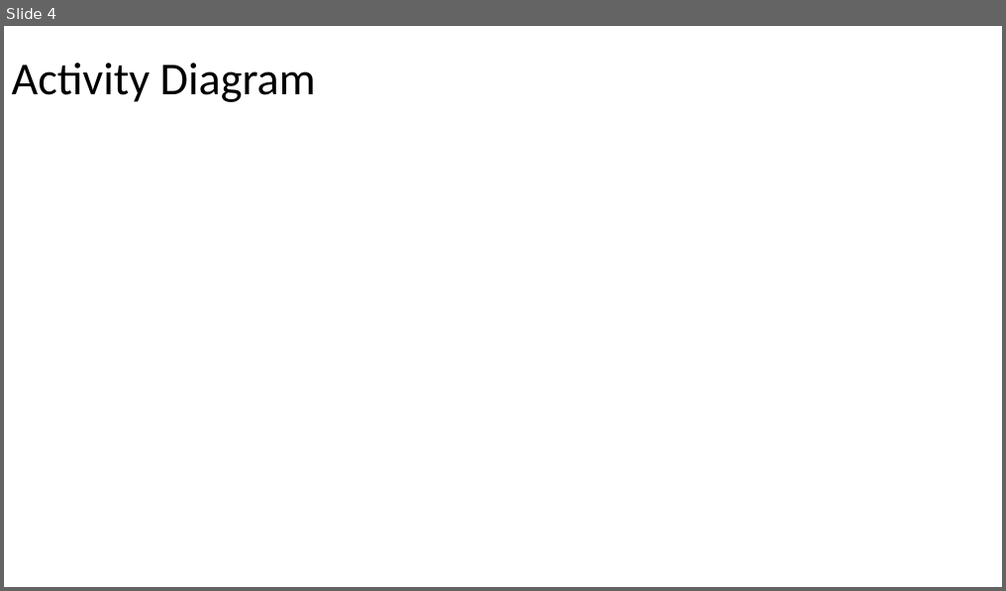
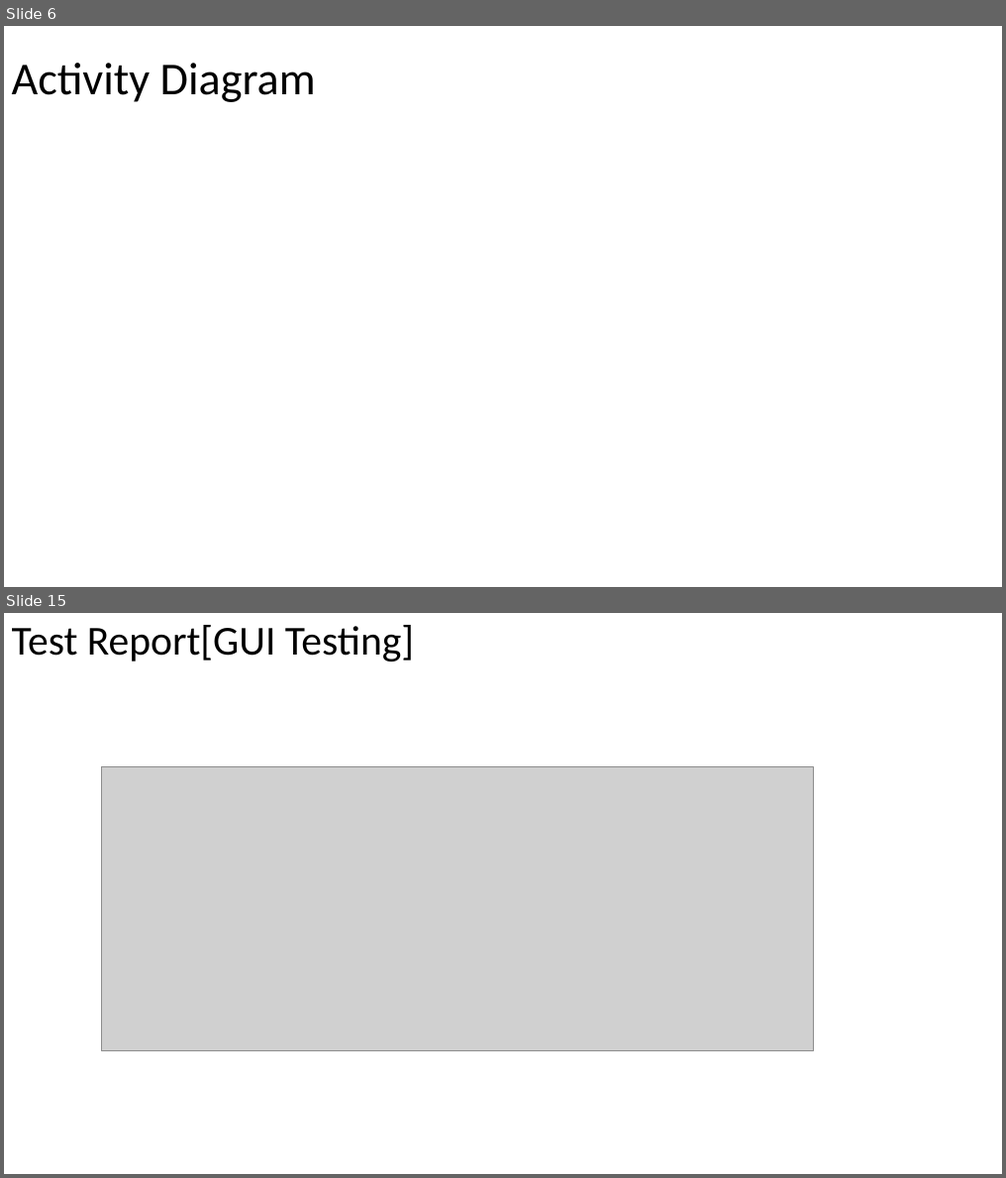
Before and after one commit to MRMRMRMayInternship/metarial, a slide deck: srs/Report.pptx. Shown one above the other, each under a label of ours: slide 4 before the commit, slides 6 and 15 after it; the slides between them are not shown. The pictures are 1006x591 and 1006x1178 pixels, drawn with LibreOffice and Linux fonts; fonts in the diff are those of the drawing; grey boxes stand for pictures. Boxes give left, top, right and bottom in pixels: in the first picture for what was removed or moved away, otherwise in the second. Text is boxed around its words. In the diff, an @@ line names an element or a change of style, - is before the commit and + after.

```diff
--- a/srs/Report.pptx
+++ b/srs/Report.pptx
@@ slide 15 added at bbox=[4, 613, 1002, 1174], background #FFFFFF @@
@@ title added at bbox=[12, 625, 414, 662], 39.6 pt, text #000000 @@
+Test Report[GUI Testing]
@@ picture added at bbox=[101, 767, 813, 1051] @@
@@ what was slide 4 is now slide 6 @@
```
Also in this commit, not shown: 3 slides changed, 10 other slides added, 4 other files.
